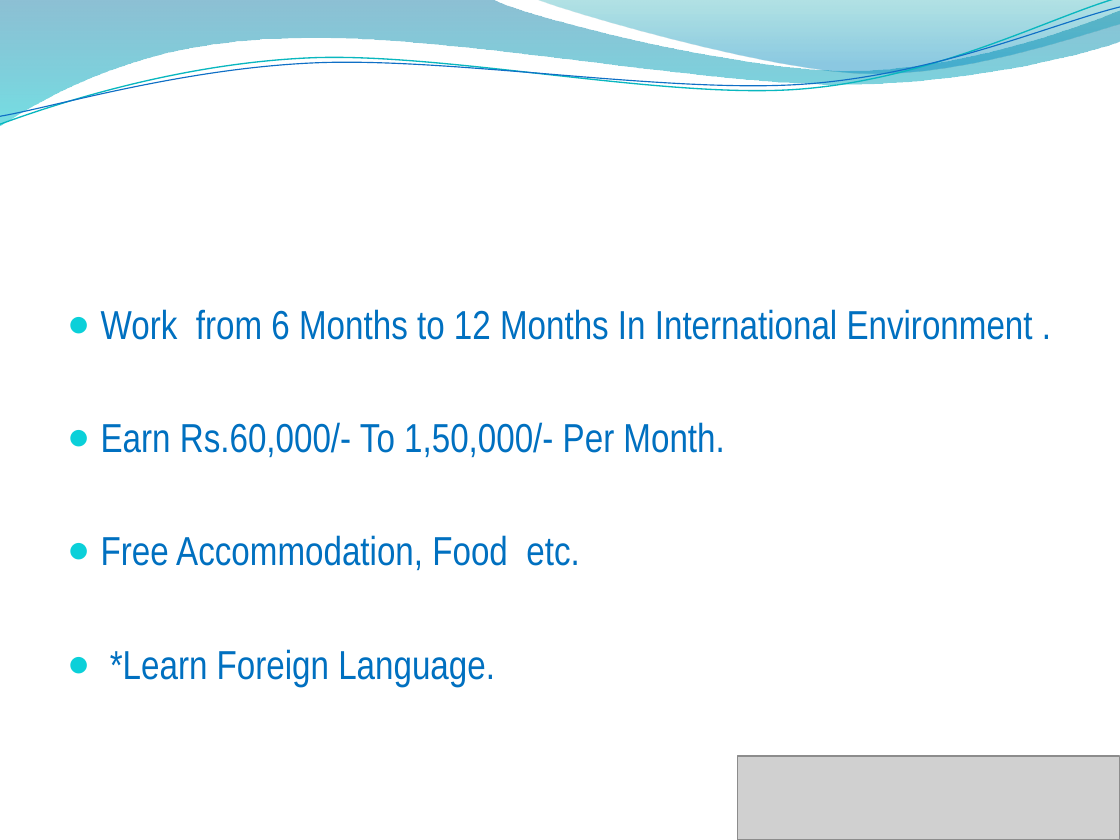
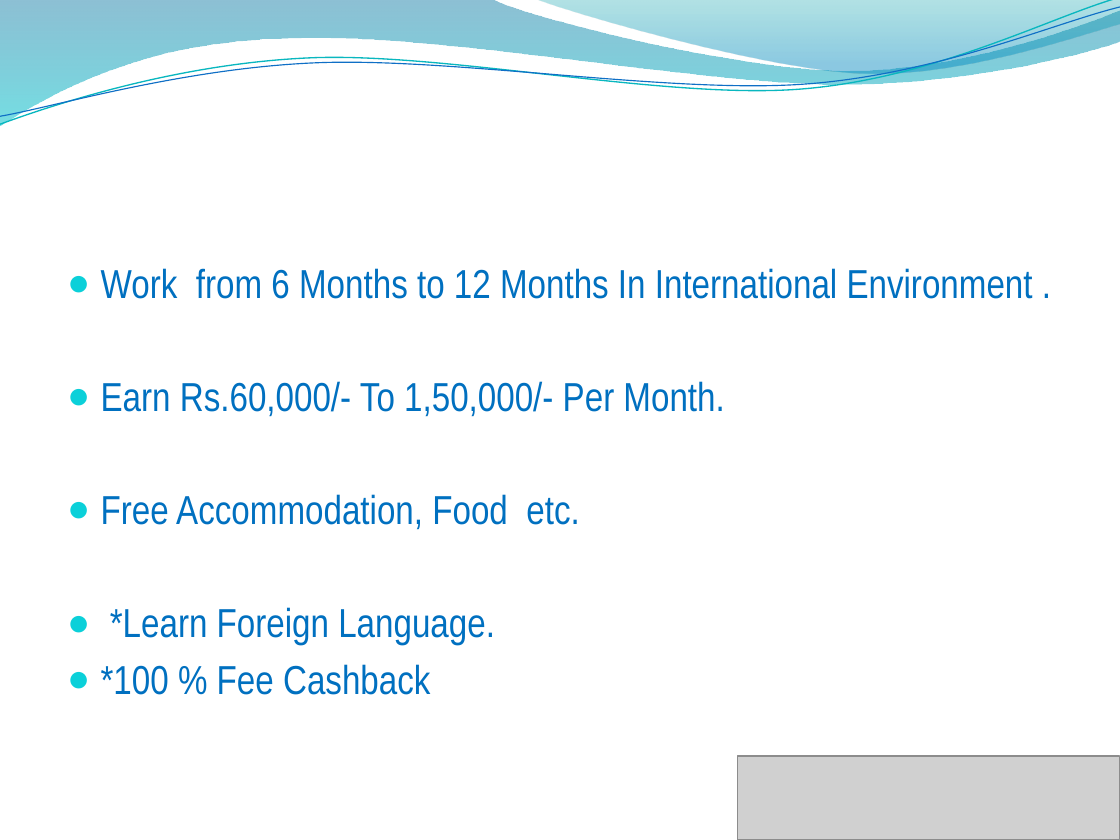
Before and after one commit to revatidongare/Agriculture_Institute, a slide deck: slide 3 of Agricultural & Horticultural Work Experience In Germany & Australia.pptx. Drawn at 1120x840 pixels with LibreOffice and Linux fonts; fonts in the diff are those of the drawing; grey boxes stand for pictures; background and template pictures are left out. Boxes give left, top, right and bottom in pixels: in the first picture for what was removed or moved away, otherwise in the second. Text is boxed around its words. In the diff, an @@ line names an element or a change of style, - is before the commit and + after.

```diff
--- a/Agricultural & Horticultural Work Experience In Germany & Australia.pptx
+++ b/Agricultural & Horticultural Work Experience In Germany & Australia.pptx
@@ text "Work from 6 Months to ...": place and size @@
-text "Work from 6 Months to ..." at bbox=[101, 309, 1033, 687]
+text "Work from 6 Months to ..." at bbox=[101, 268, 1033, 695]
@@ text at bbox=[101, 664, 430, 695]: paragraph added @@
+● *100 % Fee Cashback
```
Also in this commit, not shown: 1 other slide changed, 11 other files.
